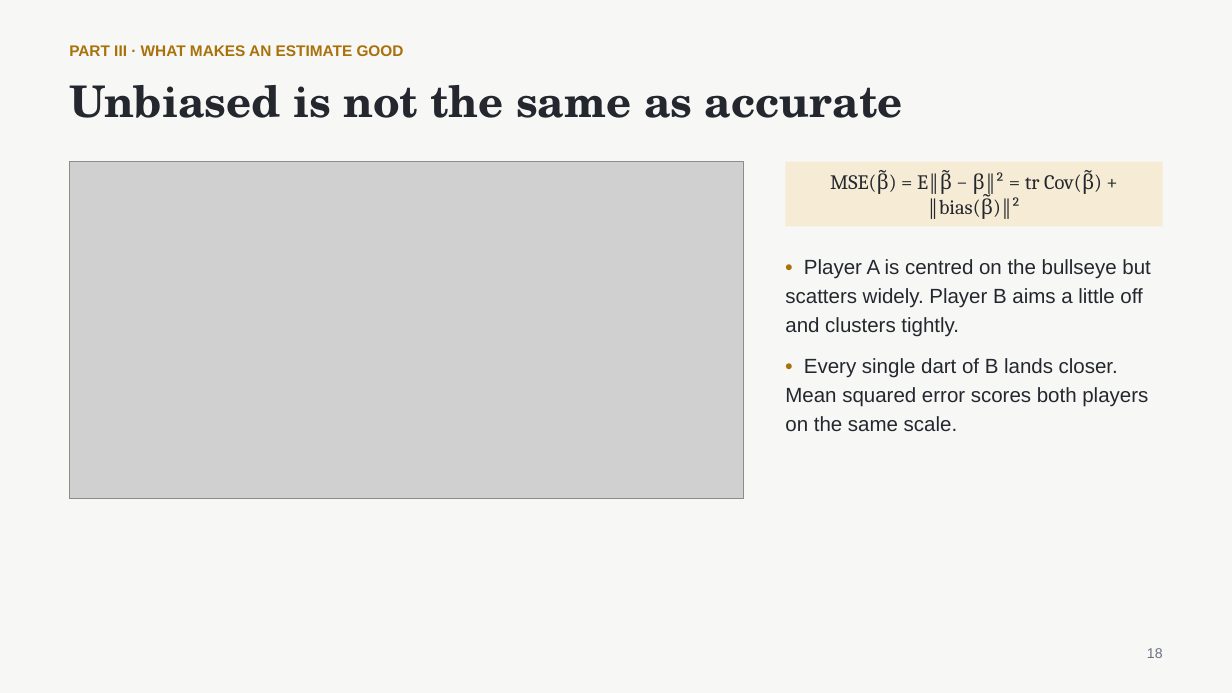
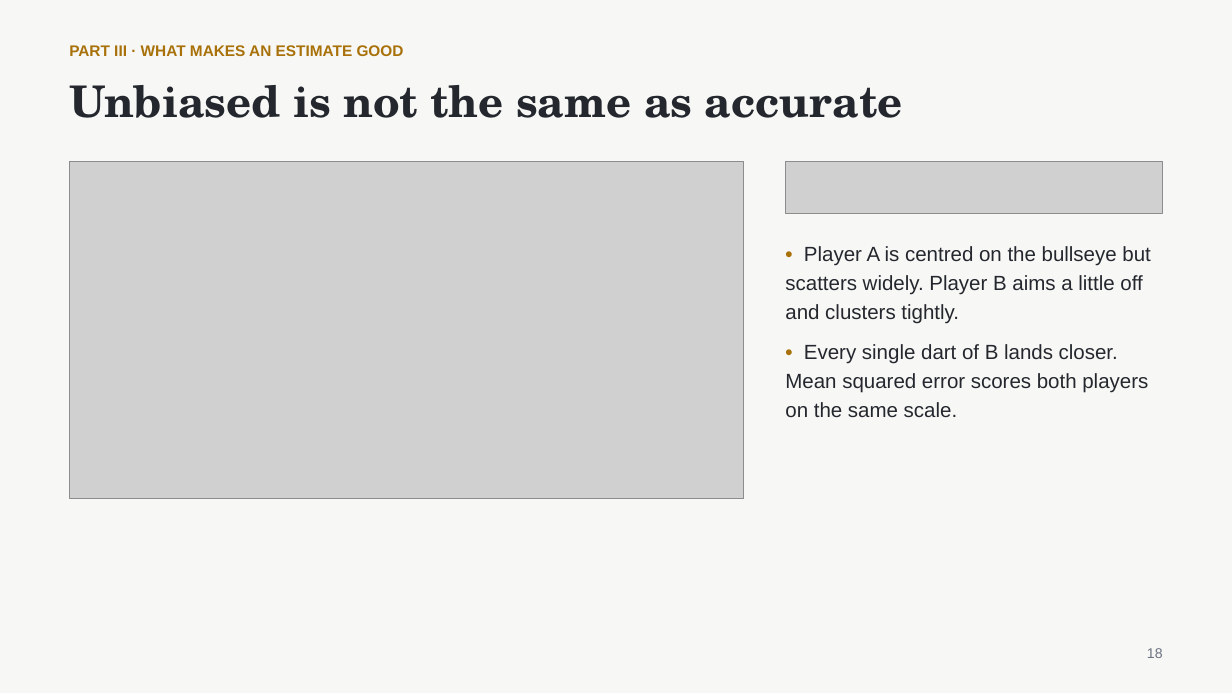
Before and after one commit to nurdauletakhanov/ReadingLab, a slide deck: slide 18 of public/slides/session-0-least-squares-foundations.pptx. Drawn at 1232x693 pixels with LibreOffice and Linux fonts; fonts in the diff are those of the drawing; grey boxes stand for pictures. Boxes give left, top, right and bottom in pixels: in the first picture for what was removed or moved away, otherwise in the second. Text is boxed around its words. In the diff, an @@ line names an element or a change of style, - is before the commit and + after.

```diff
--- a/public/slides/session-0-least-squares-foundations.pptx
+++ b/public/slides/session-0-least-squares-foundations.pptx
@@ rectangle removed at (786, 162, 1163, 226) @@
-MSE(β̃) = E‖β̃ − β‖² = tr Cov(β̃) + ‖bias(β̃)‖²
@@ picture added at (786, 162, 1163, 213) @@
@@ text "• Player A is centred ...": place and size @@
-text "• Player A is centred ..." at (785, 259, 1150, 431)
+text "• Player A is centred ..." at (785, 246, 1150, 417)
```
Also in this commit, not shown: 16 other slides changed, 20 other files.
